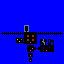
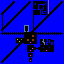
Layer changes from the first 64×64 image to the second:
added layer "Layer 5" above "Layer 4" over [left=33, top=0, right=49, bottom=29]
added layer "Layer 4" above "Layer 2 copy" over [left=1, top=1, right=63, bottom=63]
added layer "Layer 2 copy" above "Layer 2" over [left=1, top=0, right=63, bottom=63]
hid "Layer 2" over [left=1, top=0, right=63, bottom=63]
